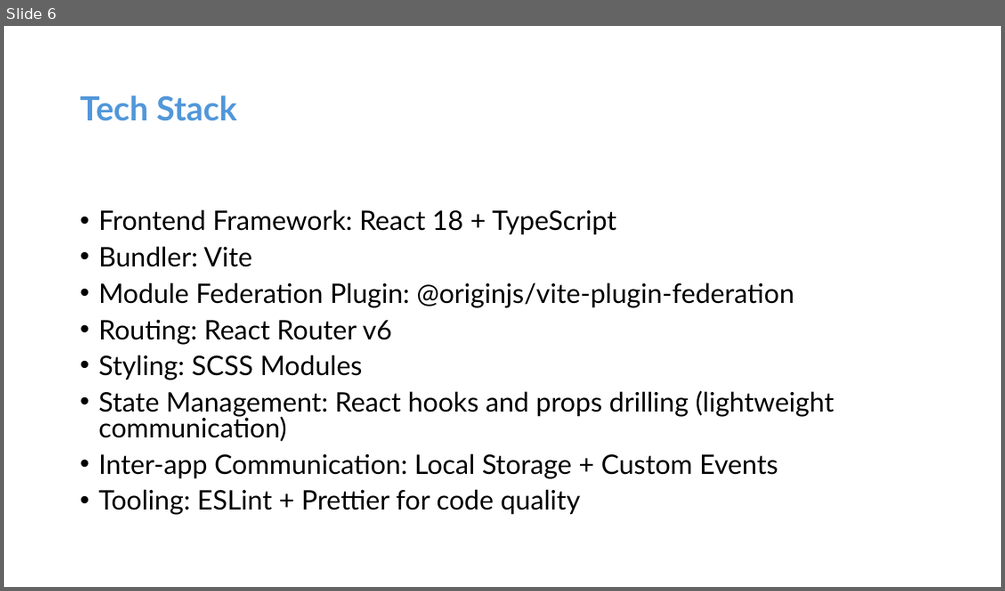
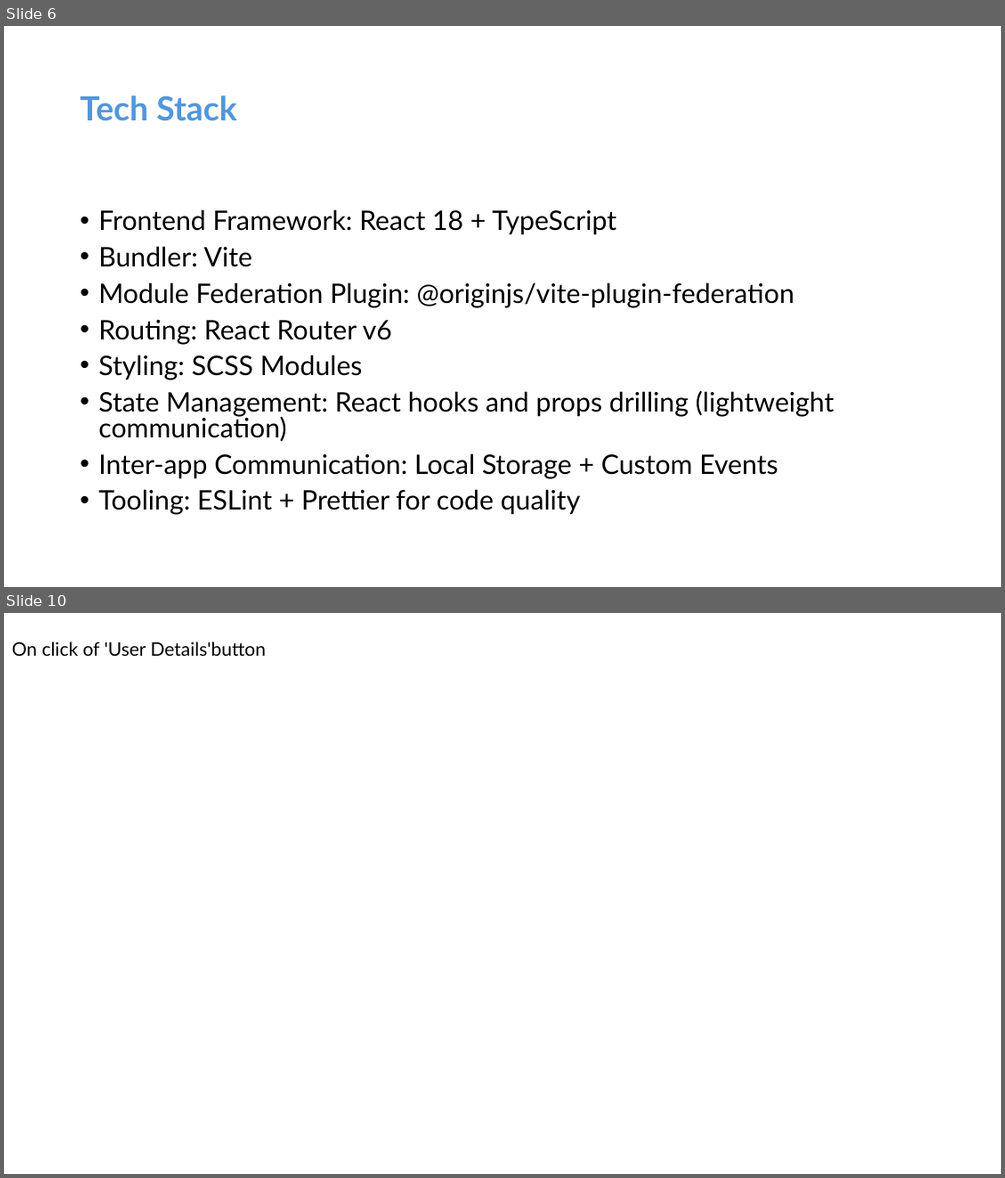
Before and after one commit to maumitasarkar16/mfe-user-management-system, a slide deck: User-Dashboard-MFE.pptx. Shown one above the other, each under a label of ours: slide 6 before the commit, slides 6 and 10 after it; the slides between them are not shown. The pictures are 1005x591 and 1005x1178 pixels, drawn with LibreOffice and Linux fonts; fonts in the diff are those of the drawing; background and template pictures are left out. Boxes give left, top, right and bottom in pixels: in the first picture for what was removed or moved away, otherwise in the second. Text is boxed around its words. In the diff, an @@ line names an element or a change of style, - is before the commit and + after.

```diff
--- a/User-Dashboard-MFE.pptx
+++ b/User-Dashboard-MFE.pptx
@@ slide 10 added at [4,613,1001,1174], background picture (left out) @@
@@ text added at [12,641,266,656], 18 pt, text #000000 @@
+On click of 'User Details'button
```
Also in this commit, not shown: 4 other slides added.
